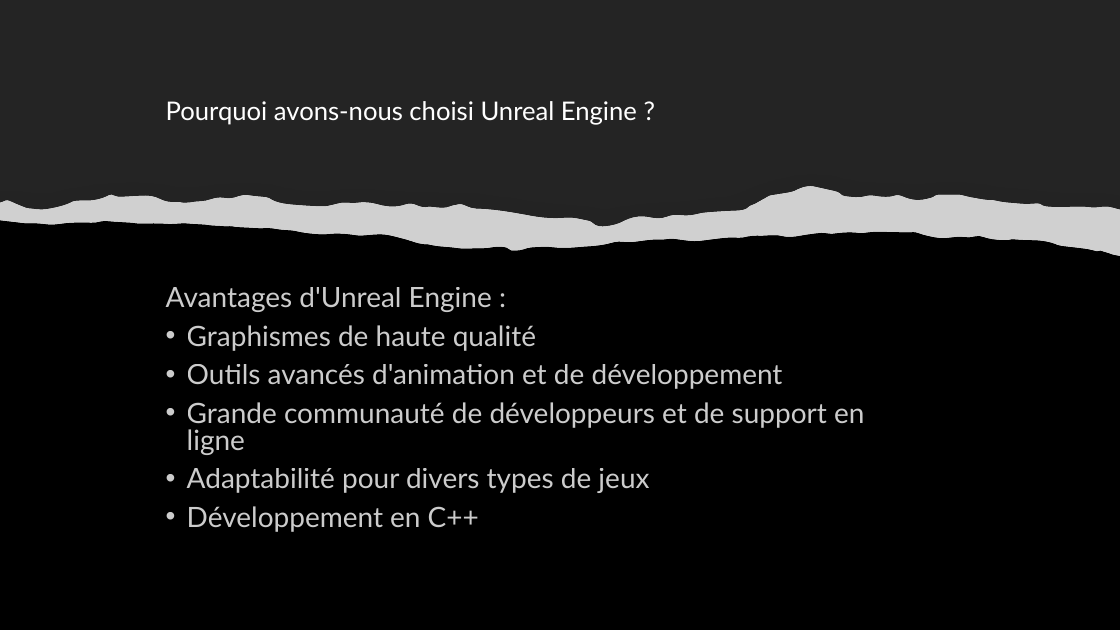
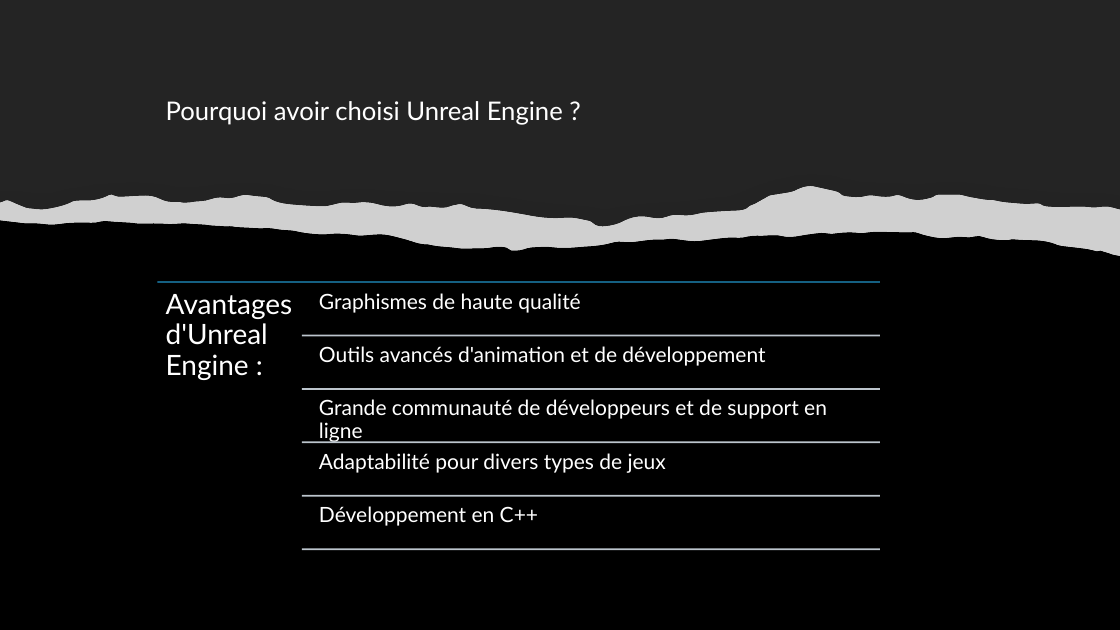
Before and after one commit to CyrilDevaux/rendu-LIFPROJET-groupe-devaux-gifu, a slide deck: slide 3 of Jeu RPG 3D avec Unreal.pptx (slide 2 before the commit). Drawn at 1120x630 pixels with LibreOffice and Linux fonts; fonts in the diff are those of the drawing; grey boxes stand for pictures. Boxes give left, top, right and bottom in pixels: in the first picture for what was removed or moved away, otherwise in the second. Text is boxed around its words. In the diff, an @@ line names an element or a change of style, - is before the commit and + after.

Commit message:
fin de ma partie pour le diapo ?

```diff
--- a/Jeu RPG 3D avec Unreal.pptx
+++ b/Jeu RPG 3D avec Unreal.pptx
@@ title at <box>166,101,563,125</box>: text changed @@
-Pourquoi avons-nous choisi Unreal Engine ?
+Pourquoi avoir choisi Unreal Engine ?
@@ text removed at <box>166,287,864,532</box> @@
-Avantages d'Unreal Engine :
-• Graphismes de haute qualité
-• Outils avancés d'animation et de développement
-• Grande communauté de développeurs et de support en ligne
-• Adaptabilité pour divers types de jeux
-• Développement en C++
@@ group added at <box>157,282,881,549</box>: 6 lines, 6 texts @@
+Avantages d'Unreal Engine :
+Graphismes de haute qualité
+Outils avancés d'animation et de développement
+Grande communauté de développeurs et de support en ligne
+Adaptabilité pour divers types de jeux
+Développement en C++
```
Also in this commit, not shown: 2 other slides changed, 7 slides added, 2 slides removed.
